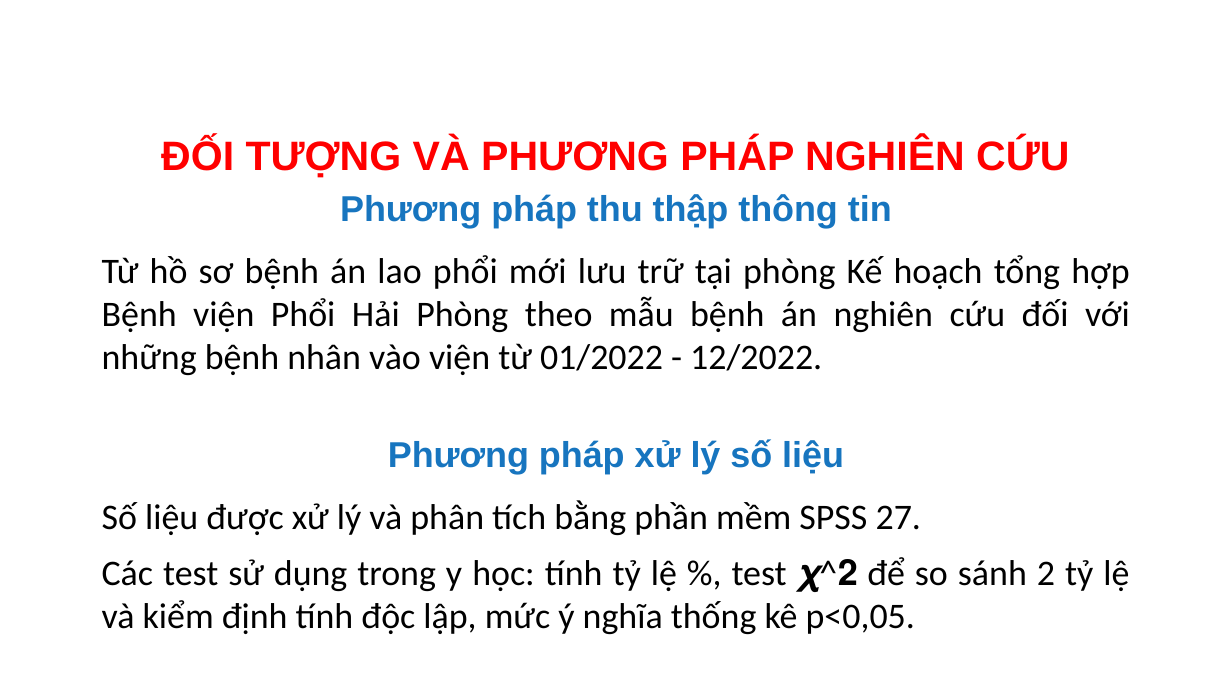
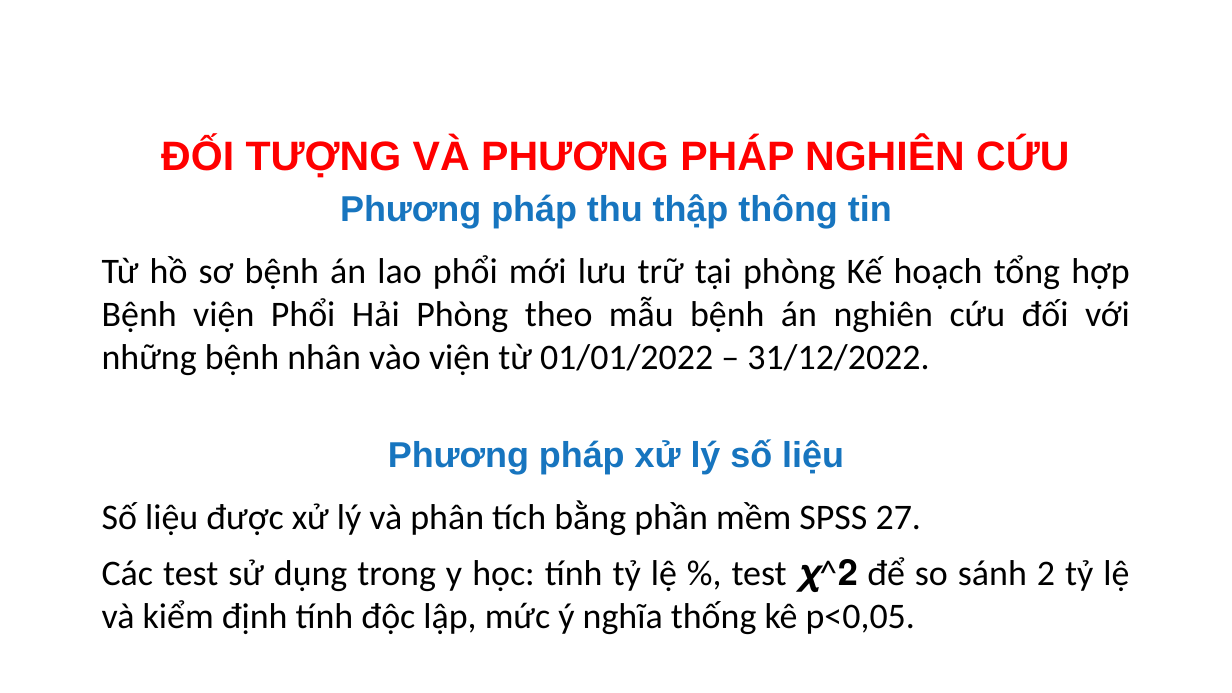
Before and after one commit to MedPocket/HPMUGraduation-thesis, a slide deck: slide 17 of Thuc-trang-va-mot-so-yeu-to-lien-quan-dinh-duong-BN-lao-phoi_Nhat-Nguyen.pptx. Drawn at 1232x693 pixels with LibreOffice and Linux fonts; fonts in the diff are those of the drawing; background and template pictures are left out. Boxes give left, top, right and bottom in pixels: in the first picture for what was removed or moved away, otherwise in the second. Text is boxed around its words. In the diff, an @@ line names an element or a change of style, - is before the commit and + after.

```diff
--- a/Thuc-trang-va-mot-so-yeu-to-lien-quan-dinh-duong-BN-lao-phoi_Nhat-Nguyen.pptx
+++ b/Thuc-trang-va-mot-so-yeu-to-lien-quan-dinh-duong-BN-lao-phoi_Nhat-Nguyen.pptx
@@ text at bbox=[102, 255, 1130, 375]: text changed @@
-Từ hồ sơ bệnh án lao phổi mới lưu trữ tại phòng Kế hoạch tổng hợp Bệnh viện Phổi Hải Phòng theo mẫu bệnh án nghiên cứu đối với những bệnh nhân vào viện từ 01/2022 - 12/2022.
+Từ hồ sơ bệnh án lao phổi mới lưu trữ tại phòng Kế hoạch tổng hợp Bệnh viện Phổi Hải Phòng theo mẫu bệnh án nghiên cứu đối với những bệnh nhân vào viện từ 01/01/2022 – 31/12/2022.
```
Also in this commit, not shown: 4 other slides changed, 4 other files.
